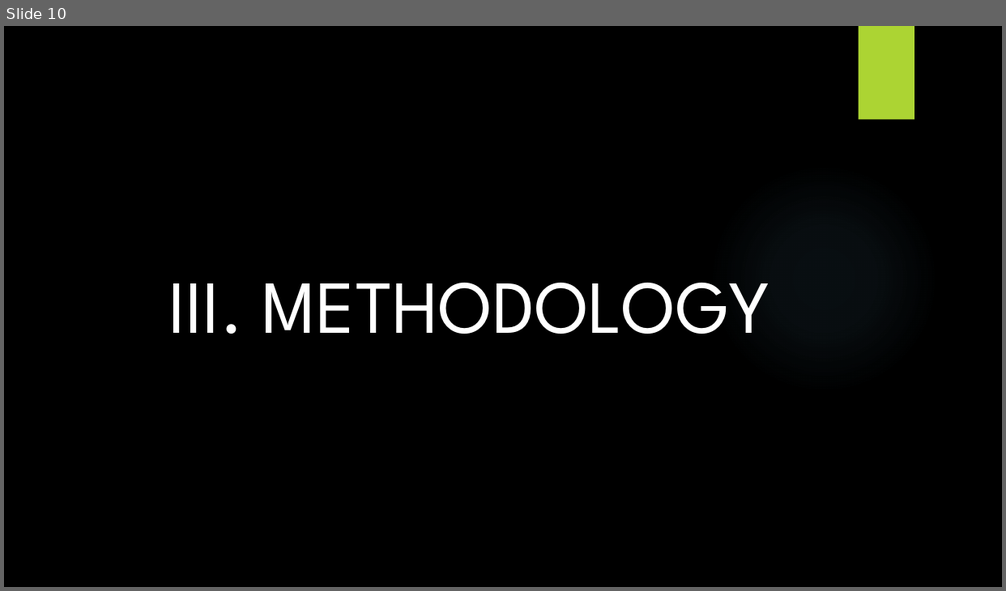
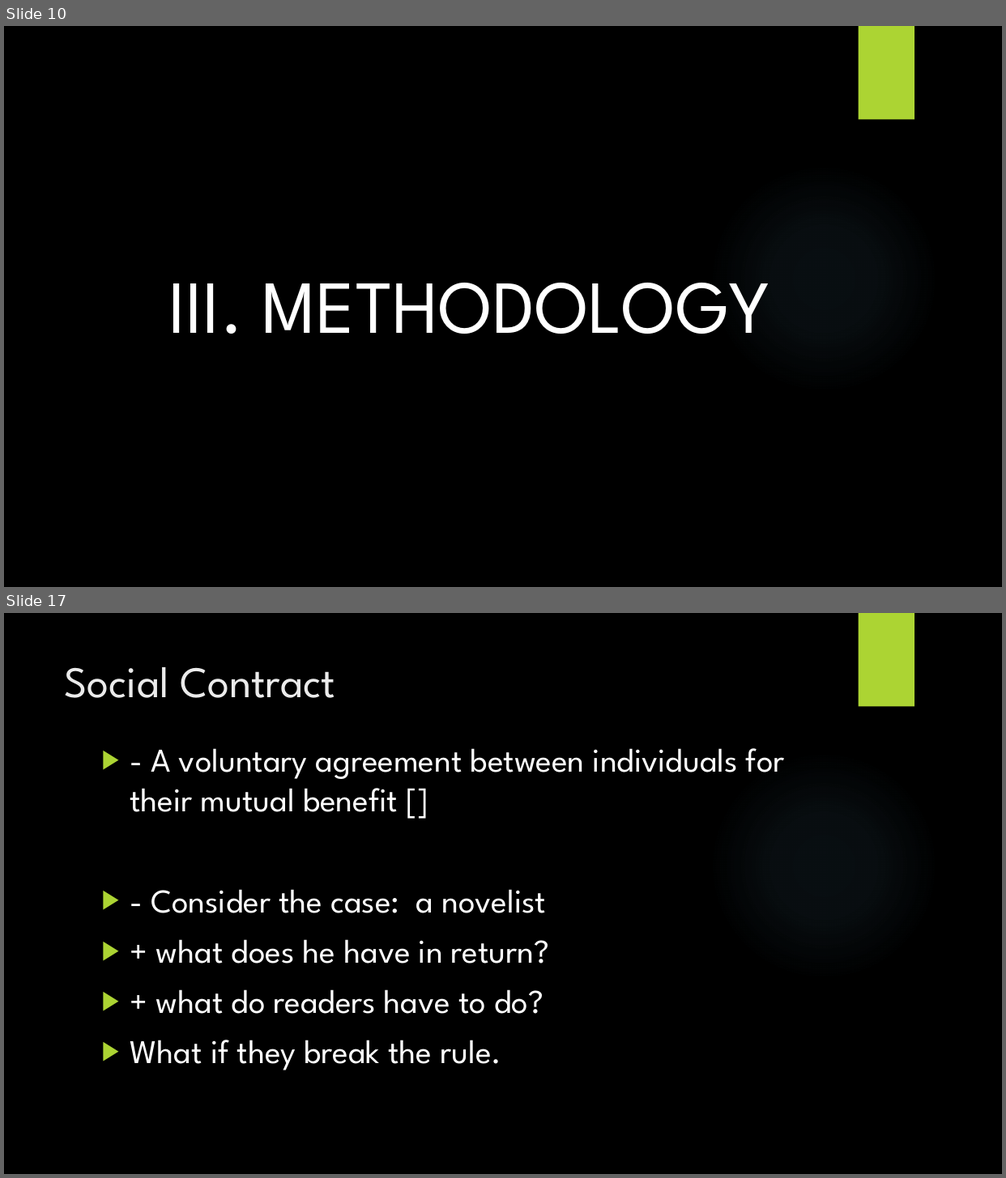
Before and after one commit to ttpro1995/ethics_final_latex, a slide deck: 1351040_1351030.pptx. Shown one above the other, each under a label of ours: slide 10 before the commit, slides 10 and 17 after it; the slides between them are not shown. The pictures are 1006x591 and 1006x1178 pixels, drawn with LibreOffice and Linux fonts; fonts in the diff are those of the drawing; background and template pictures are left out. Boxes give left, top, right and bottom in pixels: in the first picture for what was removed or moved away, otherwise in the second. Text is boxed around its words. In the diff, an @@ line names an element or a change of style, - is before the commit and + after.

```diff
--- a/1351040_1351030.pptx
+++ b/1351040_1351030.pptx
@@ slide 17 added at [4,613,1002,1174], background picture (left out); not listed: 2 template elements that a slide beside it also shows @@
@@ title added at [65,667,335,698], 42 pt, text #EBEBEB @@
+Social Contract
@@ text added at [130,748,785,1071], 32 pt, text #FFFFFF @@
+▶ - A voluntary agreement between individuals for their mutual benefit []
+▶ - Consider the case: a novelist
+▶ + what does he have in return?
+▶ + what do readers have to do?
+▶ What if they break the rule.
```
Also in this commit, not shown: 9 slides changed, 2 other slides added, 2 slides removed, 3 other files.
